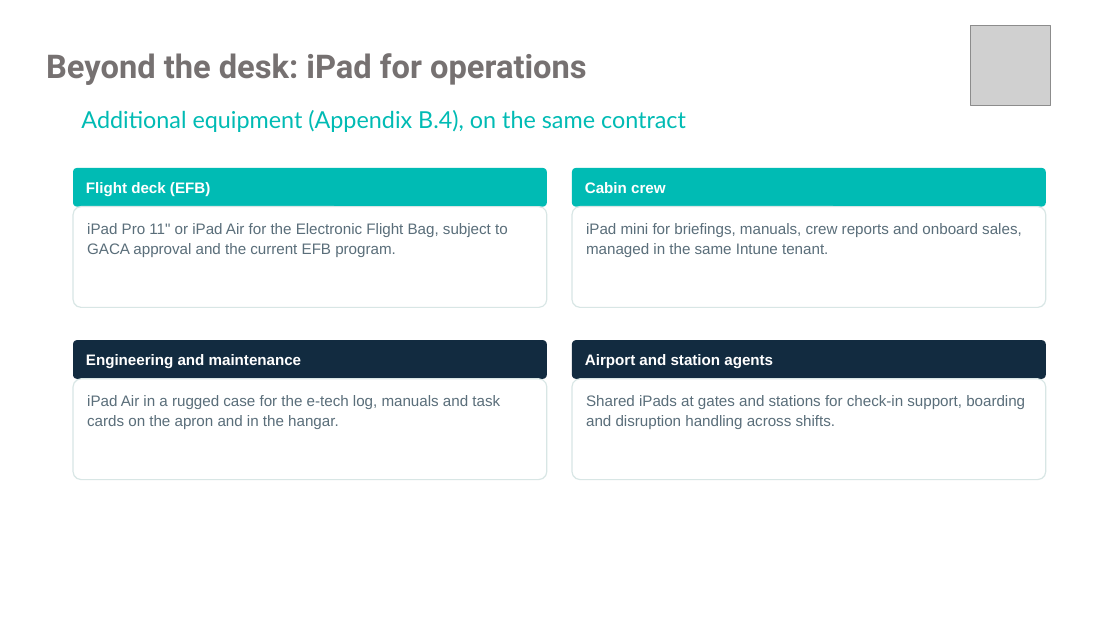
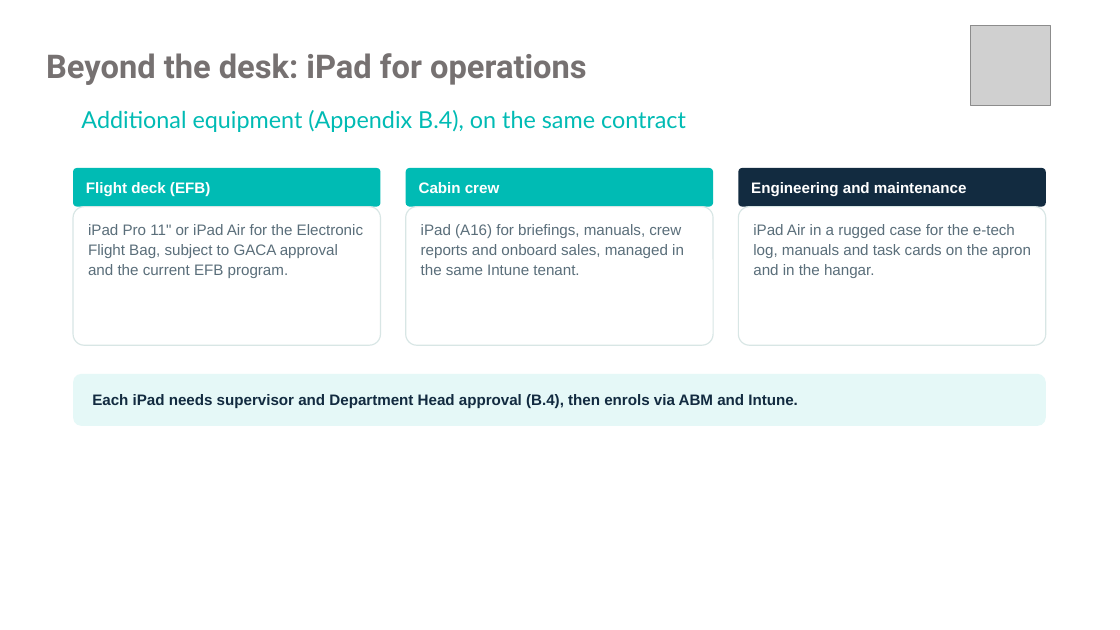
Before and after one commit to 7vbphz8fgw-commits/Bcipd, a slide deck: slide 7 of Flynas_Nuevo_Apple_DaaS_Discussion.pptx. Drawn at 1120x630 pixels with LibreOffice and Linux fonts; fonts in the diff are those of the drawing; grey boxes stand for pictures; background and template pictures are left out. Boxes give left, top, right and bottom in pixels: in the first picture for what was removed or moved away, otherwise in the second. Text is boxed around its words. In the diff, an @@ line names an element or a change of style, - is before the commit and + after.

```diff
--- a/Flynas_Nuevo_Apple_DaaS_Discussion.pptx
+++ b/Flynas_Nuevo_Apple_DaaS_Discussion.pptx
@@ rounded rectangle "Flight deck (EFB)" resized from (x1=73, y1=168, x2=547, y2=207) to (x1=73, y1=168, x2=381, y2=207) @@
@@ rounded rectangle "Cabin crew" resized from (x1=572, y1=168, x2=1046, y2=207) to (x1=406, y1=168, x2=713, y2=207) @@
@@ rounded rectangle "Engineering and maintenance" resized from (x1=73, y1=340, x2=547, y2=379) to (x1=739, y1=168, x2=1046, y2=207) @@
@@ rounded rectangle "iPad Pro 11" or iPad ..." resized from (x1=73, y1=207, x2=547, y2=308) to (x1=73, y1=207, x2=381, y2=345) @@
@@ rounded rectangle "iPad (A16) for briefings, manuals, ..." resized from (x1=572, y1=207, x2=1046, y2=308) to (x1=406, y1=207, x2=713, y2=345) @@
@@ rounded rectangle "iPad Air in a rugged ..." resized from (x1=73, y1=379, x2=547, y2=480) to (x1=739, y1=207, x2=1046, y2=345) @@
@@ text in rounded rectangle at (x1=421, y1=224, x2=684, y2=275): text changed @@
-iPad mini for briefings, manuals, crew reports and onboard sales, managed in the same Intune tenant.
+iPad (A16) for briefings, manuals, crew reports and onboard sales, managed in the same Intune tenant.
@@ rounded rectangle "Each iPad needs supervisor and ..." resized from (x1=572, y1=340, x2=1046, y2=379) to (x1=73, y1=374, x2=1046, y2=426) @@
@@ rounded rectangle "Each iPad needs supervisor and ..." at (x1=73, y1=374, x2=1046, y2=426): fill #122B40 to #E5F8F7; proportions changed @@
@@ rounded rectangle removed at (x1=572, y1=379, x2=1046, y2=480) @@
-Shared iPads at gates and stations for check-in support, boarding and disruption handling across shifts.
@@ text in rounded rectangle at (x1=92, y1=394, x2=798, y2=408): text changed; text colour #FFFFFF to #122B40 @@
-Airport and station agents
+Each iPad needs supervisor and Department Head approval (B.4), then enrols via ABM and Intune.
```
Also in this commit, not shown: 1 other file.
